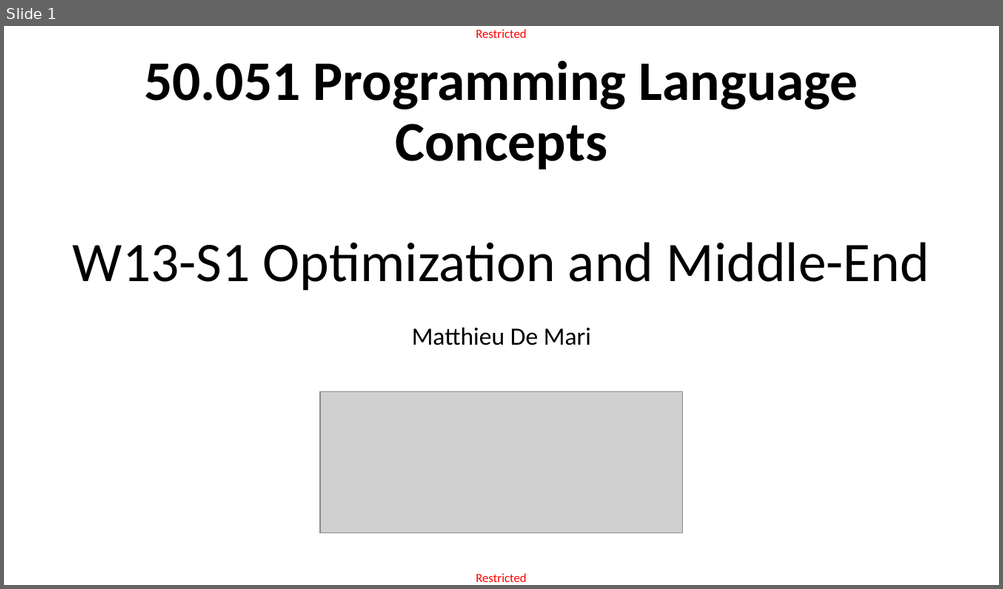
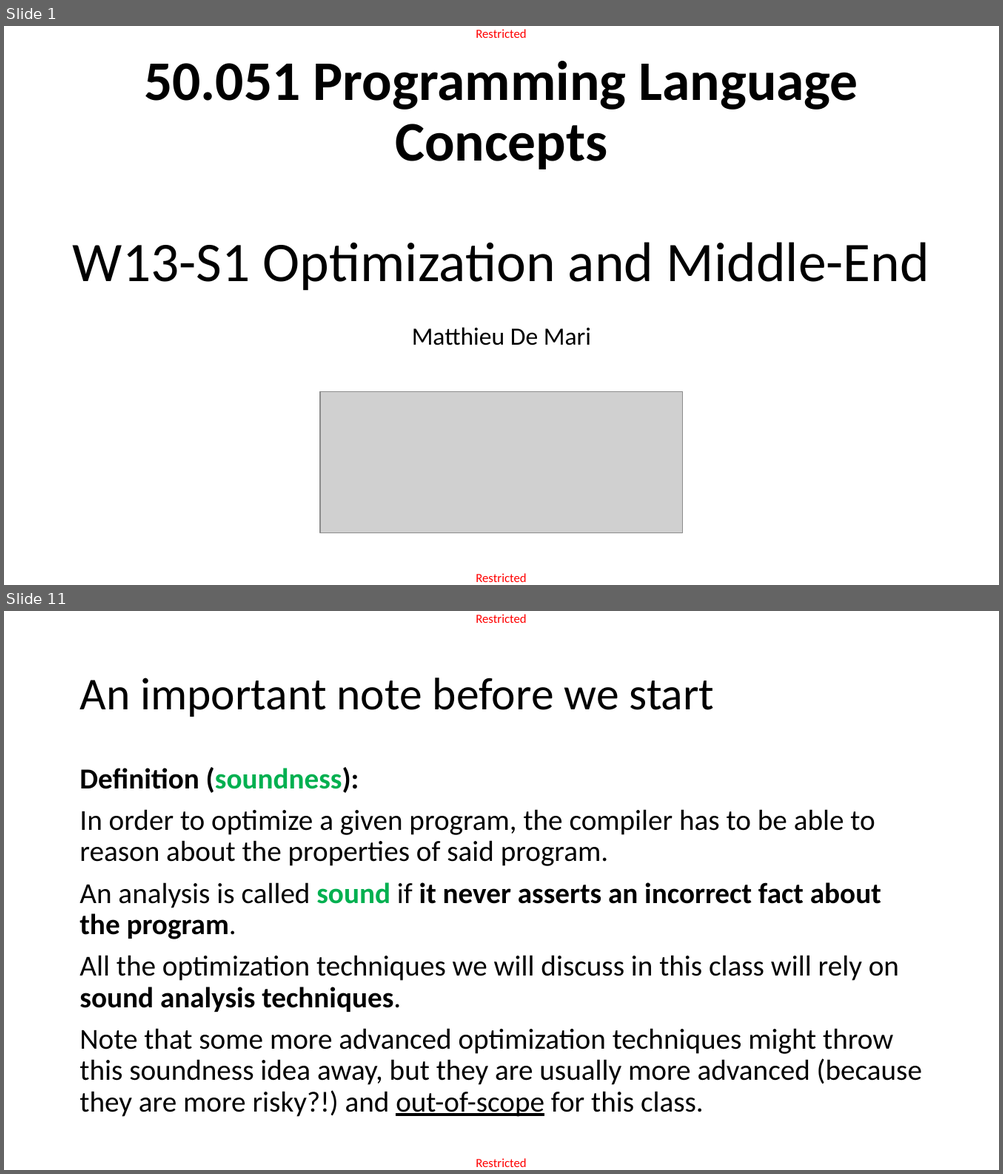
Before and after one commit to matthieudemari/SUTD_PLC_50_051, a slide deck: W13/W13S1/W13S1.pptx. Shown one above the other, each under a label of ours: slide 1 before the commit, slides 1 and 11 after it; the slides between them are not shown. The pictures are 1003x589 and 1003x1174 pixels, drawn with LibreOffice and Linux fonts; fonts in the diff are those of the drawing; grey boxes stand for pictures. Boxes give left, top, right and bottom in pixels: in the first picture for what was removed or moved away, otherwise in the second. Text is boxed around its words. In the diff, an @@ line names an element or a change of style, - is before the commit and + after.

```diff
--- a/W13/W13S1/W13S1.pptx
+++ b/W13/W13S1/W13S1.pptx
@@ slide 11 added at (x1=4, y1=611, x2=999, y2=1170), background #FFFFFF; not listed: 2 template elements that a slide beside it also shows @@
@@ title added at (x1=79, y1=678, x2=714, y2=717), 44 pt, text #000000 @@
+An important note before we start
@@ text added at (x1=79, y1=767, x2=922, y2=1117), 28 pt, text #000000 @@
+Definition (soundness):
+In order to optimize a given program, the compiler has to be able to reason about the properties of said program.
+An analysis is called sound if it never asserts an incorrect fact about the program.
+All the optimization techniques we will discuss in this class will rely on sound analysis techniques.
+Note that some more advanced optimization techniques might throw this soundness idea away, but they are usually more advanced (because they are more risky?!) and out-of-scope for this class.
```
Also in this commit, not shown: 85 other slides added, 6 other files.
